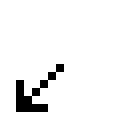
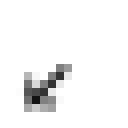
Two versions of the same layered image (w=128, h=128). Layer-by-layer changes:
painted on "Background" over (16, 64, 72, 112)
